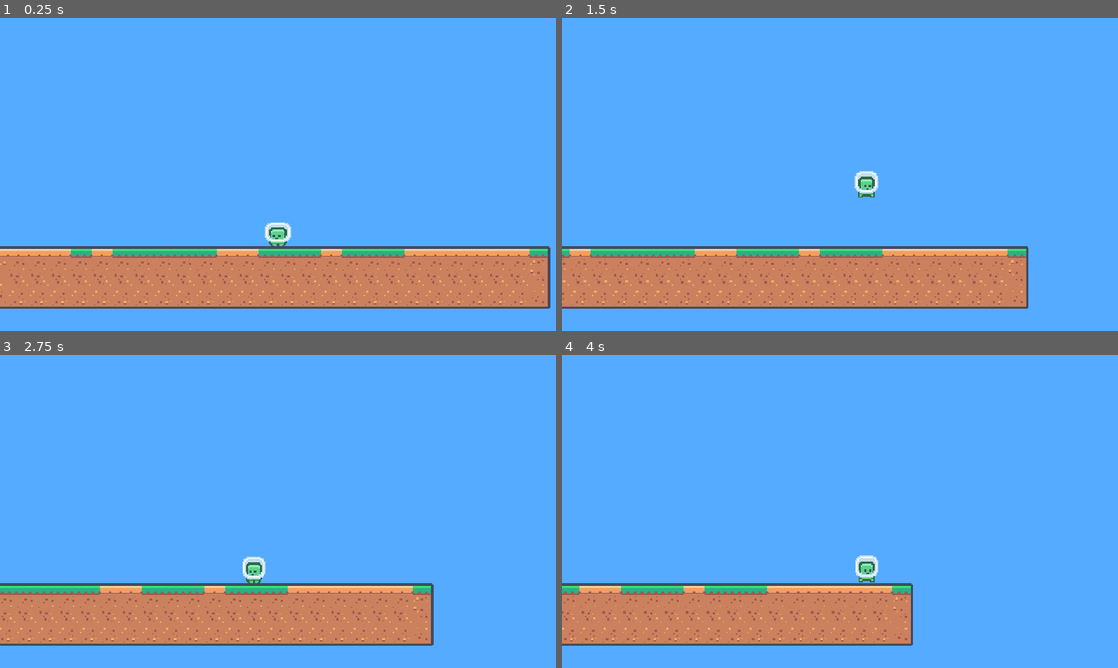
Above: before the commit, frames 1-4 (two rows, left to right).
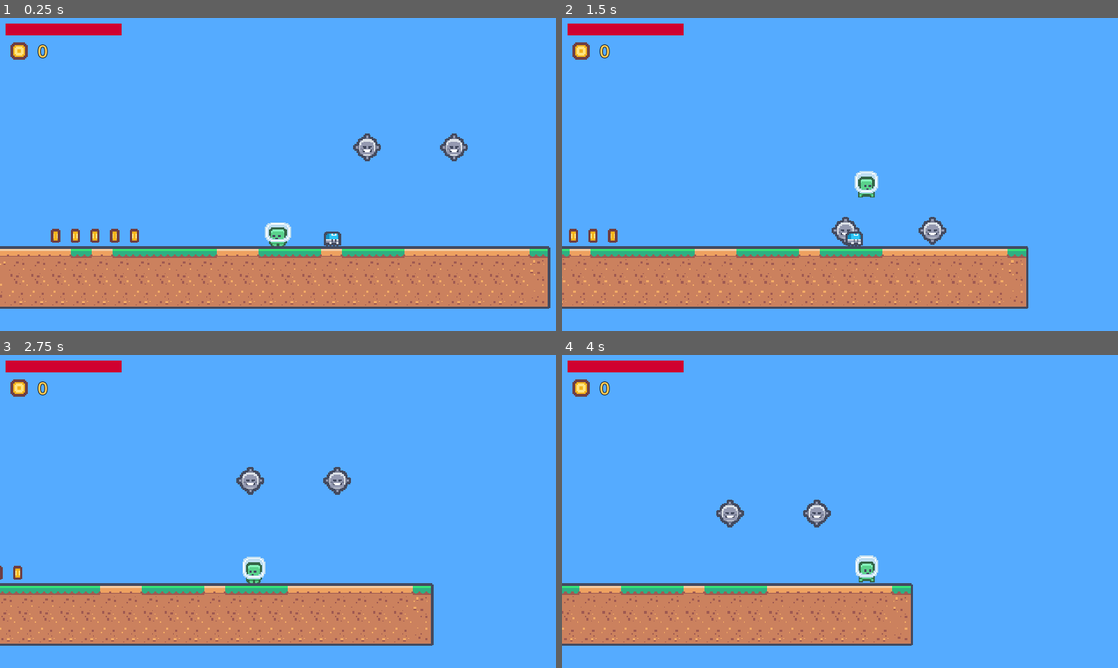
Above: after the commit, the same moments.

Repository: marodriguezd/Godot_AxoloStudio
Game: Godot game, scene res://World/world.tscn
Same seed, same stepped clock (60 frames per second), same inputs: the game is played once before the commit and once after it.
Inputs:
- Up to frame 1 (0.25 s): no input
- Up to frame 2 (1.5 s): hold D (move_right) from 0.53 s (still down); tap Space (jump) at 0.77 s
- Up to frame 3 (2.75 s): tap Space (jump) at 1.52 s; release D (move_right) at 2.03 s; hold A (move_left) from 2.03 s (still down)
- Up to frame 4 (4 s): release A (move_left) at 2.78 s; hold D (move_right) from 2.78 s (still down); tap Space (jump) at 3.02, 3.77 s

The runs differ from the first frame. In frame 1, 2.1% of the frame differs, in the area x 1-85%, y 1-73%; in frame 2, 1.9%; in frame 3, 1.7%; in frame 4, 1.6%.

Commit message:
Terminado tutorial juego 1, jugable

Diff:
--- a/Proyectos/tuprimerjuego/Character/player.gd
+++ b/Proyectos/tuprimerjuego/Character/player.gd
@@ -6,6 +6,9 @@
 
 @onready var sprite: Sprite2D = $Sprite
 @onready var animation: AnimationPlayer = $AnimationPlayer
+
+@onready var health_component: Node = $HealthComponent
+@onready var player_ui: PlayerUI = $CanvasLayer/PlayerUI
 
 func _ready():
 	animation.play("idle")
@@ -41,3 +44,8 @@
 		animation.play("walk")
 	else:
 		animation.play("idle")
+
+
+func _on_hit_box_area_entered(area: Area2D) -> void:
+	#print(area.name)
+	area.get_parent().get_parent().queue_free()
--- a/Proyectos/tuprimerjuego/Character/player.tscn
+++ b/Proyectos/tuprimerjuego/Character/player.tscn
@@ -1,11 +1,40 @@
-[gd_scene load_steps=9 format=3 uid="uid://ddd1nthjmi8qj"]
+[gd_scene load_steps=12 format=3 uid="uid://ddd1nthjmi8qj"]
 
 [ext_resource type="Script" path="res://Character/player.gd" id="1_ipcir"]
 [ext_resource type="Texture2D" uid="uid://cbaomxlxctlf2" path="res://Character/Assets/tile_0000.png" id="1_k36i1"]
 [ext_resource type="Texture2D" uid="uid://djgkas3wxto8p" path="res://Character/Assets/tile_0001.png" id="3_tfulp"]
+[ext_resource type="PackedScene" uid="uid://dewu4kf0c13c6" path="res://Components/health_component.tscn" id="4_1fygl"]
+[ext_resource type="PackedScene" uid="uid://by1w6ukrhxo1g" path="res://UserInterface/player_ui.tscn" id="5_jvpcu"]
 
 [sub_resource type="CapsuleShape2D" id="CapsuleShape2D_iupbq"]
 height = 24.0
+
+[sub_resource type="Animation" id="Animation_vssh6"]
+length = 0.001
+tracks/0/type = "value"
+tracks/0/imported = false
+tracks/0/enabled = true
+tracks/0/path = NodePath("Sprite:scale")
+tracks/0/interp = 1
+tracks/0/loop_wrap = true
+tracks/0/keys = {
+"times": PackedFloat32Array(0),
+"transitions": PackedFloat32Array(1),
+"update": 0,
+"values": [Vector2(1, 1)]
+}
+tracks/1/type = "value"
+tracks/1/imported = false
+tracks/1/enabled = true
+tracks/1/path = NodePath("Sprite:texture")
+tracks/1/interp = 1
+tracks/1/loop_wrap = true
+tracks/1/keys = {
+"times": PackedFloat32Array(0),
+"transitions": PackedFloat32Array(1),
+"update": 1,
+"values": [ExtResource("1_k36i1")]
+}
 
 [sub_resource type="Animation" id="Animation_w8ucr"]
 resource_name = "idle"
@@ -22,33 +51,6 @@
 "transitions": PackedFloat32Array(1, 1, 1),
 "update": 0,
 "values": [Vector2(1, 1), Vector2(1.15, 0.9), Vector2(1, 1)]
-}
-tracks/1/type = "value"
-tracks/1/imported = false
-tracks/1/enabled = true
-tracks/1/path = NodePath("Sprite:texture")
-tracks/1/interp = 1
-tracks/1/loop_wrap = true
-tracks/1/keys = {
-"times": PackedFloat32Array(0),
-"transitions": PackedFloat32Array(1),
-"update": 1,
-"values": [ExtResource("1_k36i1")]
-}
-
-[sub_resource type="Animation" id="Animation_vssh6"]
-length = 0.001
-tracks/0/type = "value"
-tracks/0/imported = false
-tracks/0/enabled = true
-tracks/0/path = NodePath("Sprite:scale")
-tracks/0/interp = 1
-tracks/0/loop_wrap = true
-tracks/0/keys = {
-"times": PackedFloat32Array(0),
-"transitions": PackedFloat32Array(1),
-"update": 0,
-"values": [Vector2(1, 1)]
 }
 tracks/1/type = "value"
 tracks/1/imported = false
@@ -99,7 +101,10 @@
 "walk": SubResource("Animation_rmrhn")
 }
 
-[node name="Player" type="CharacterBody2D"]
+[sub_resource type="RectangleShape2D" id="RectangleShape2D_xa83j"]
+size = Vector2(20, 4.5)
+
+[node name="Player" type="CharacterBody2D" groups=["Player"]]
 script = ExtResource("1_ipcir")
 
 [node name="Sprite" type="Sprite2D" parent="."]
@@ -124,3 +129,22 @@
 drag_top_margin = 0.7
 editor_draw_limits = true
 editor_draw_drag_margin = true
+
+[node name="HealthComponent" parent="." node_paths=PackedStringArray("parent", "ui") instance=ExtResource("4_1fygl")]
+parent = NodePath("..")
+ui = NodePath("../CanvasLayer/PlayerUI")
+
+[node name="HitBox" type="Area2D" parent="."]
+collision_layer = 0
+collision_mask = 2
+
+[node name="CollisionShape2D" type="CollisionShape2D" parent="HitBox"]
+position = Vector2(0, 10.75)
+shape = SubResource("RectangleShape2D_xa83j")
+debug_color = Color(0.95774, 0, 0.53094, 0.42)
+
+[node name="CanvasLayer" type="CanvasLayer" parent="."]
+
+[node name="PlayerUI" parent="CanvasLayer" instance=ExtResource("5_jvpcu")]
+
+[connection signal="area_entered" from="HitBox" to="." method="_on_hit_box_area_entered"]
--- /dev/null
+++ b/Proyectos/tuprimerjuego/Components/health_component.gd
@@ -0,0 +1,19 @@
+extends Node
+
+@export var parent : Node2D
+@export var max_health : float = 100.0
+var current_health : float = 0.0
+
+@export var ui : PlayerUI
+
+func _ready():
+	current_health = max_health
+
+func get_damage(damage: float):
+	current_health -= damage
+
+	if ui:
+		ui.update_health(current_health, max_health)
+
+	if current_health <= 0:
+		parent.queue_free()
--- /dev/null
+++ b/Proyectos/tuprimerjuego/Components/health_component.tscn
@@ -0,0 +1,6 @@
+[gd_scene load_steps=2 format=3 uid="uid://dewu4kf0c13c6"]
+
+[ext_resource type="Script" path="res://Components/health_component.gd" id="1_0tvvw"]
+
+[node name="HealthComponent" type="Node"]
+script = ExtResource("1_0tvvw")
--- /dev/null
+++ b/Proyectos/tuprimerjuego/Enemies/Enemy01.tscn
@@ -0,0 +1,98 @@
+[gd_scene load_steps=9 format=3 uid="uid://dtxeqfy6jmexu"]
+
+[ext_resource type="Script" path="res://Enemies/enemy_01.gd" id="1_71cl0"]
+[ext_resource type="Texture2D" uid="uid://b08psr6fef42h" path="res://Enemies/Assets/tile_0008.png" id="2_qe1hi"]
+
+[sub_resource type="CircleShape2D" id="CircleShape2D_v5qud"]
+radius = 8.0
+
+[sub_resource type="RectangleShape2D" id="RectangleShape2D_qw26f"]
+size = Vector2(10, 4)
+
+[sub_resource type="CircleShape2D" id="CircleShape2D_266qm"]
+radius = 6.0
+
+[sub_resource type="Animation" id="Animation_wts01"]
+resource_name = "idle"
+length = 2.0
+loop_mode = 1
+step = 0.05
+tracks/0/type = "value"
+tracks/0/imported = false
+tracks/0/enabled = true
+tracks/0/path = NodePath("Marker:position")
+tracks/0/interp = 1
+tracks/0/loop_wrap = true
+tracks/0/keys = {
+"times": PackedFloat32Array(0, 0.5, 1, 1.5, 2),
+"transitions": PackedFloat32Array(1, 1, 1, 1, 1),
+"update": 0,
+"values": [Vector2(0, 0), Vector2(0, -50), Vector2(0, 0), Vector2(0, 50), Vector2(0, 0)]
+}
+tracks/1/type = "value"
+tracks/1/imported = false
+tracks/1/enabled = true
+tracks/1/path = NodePath("Collision:position")
+tracks/1/interp = 1
+tracks/1/loop_wrap = true
+tracks/1/keys = {
+"times": PackedFloat32Array(0, 0.5, 1, 1.5, 2),
+"transitions": PackedFloat32Array(1, 1, 1, 1, 1),
+"update": 0,
+"values": [Vector2(0, 0), Vector2(0, -50), Vector2(0, 0), Vector2(0, 50), Vector2(0, 0)]
+}
+
+[sub_resource type="Animation" id="Animation_42twb"]
+length = 0.001
+tracks/0/type = "value"
+tracks/0/imported = false
+tracks/0/enabled = true
+tracks/0/path = NodePath("Marker:position")
+tracks/0/interp = 1
+tracks/0/loop_wrap = true
+tracks/0/keys = {
+"times": PackedFloat32Array(0),
+"transitions": PackedFloat32Array(1),
+"update": 0,
+"values": [Vector2(0, 0)]
+}
+
+[sub_resource type="AnimationLibrary" id="AnimationLibrary_mc3pg"]
+_data = {
+"RESET": SubResource("Animation_42twb"),
+"idle": SubResource("Animation_wts01")
+}
+
+[node name="Enemy01" type="CharacterBody2D"]
+motion_mode = 1
+script = ExtResource("1_71cl0")
+
+[node name="Marker" type="Marker2D" parent="."]
+
+[node name="Sprite" type="Sprite2D" parent="Marker"]
+texture = ExtResource("2_qe1hi")
+
+[node name="Area2D" type="Area2D" parent="Marker"]
+
+[node name="CollisionShape2D" type="CollisionShape2D" parent="Marker/Area2D"]
+shape = SubResource("CircleShape2D_v5qud")
+debug_color = Color(0.935446, 1.80009e-05, 0.636365, 0.42)
+
+[node name="HurtBox" type="Area2D" parent="Marker"]
+collision_layer = 2
+collision_mask = 0
+
+[node name="CollisionShape2D" type="CollisionShape2D" parent="Marker/HurtBox"]
+position = Vector2(0, -11)
+shape = SubResource("RectangleShape2D_qw26f")
+debug_color = Color(0, 0.640616, 0.347182, 0.42)
+
+[node name="Collision" type="CollisionShape2D" parent="."]
+shape = SubResource("CircleShape2D_266qm")
+
+[node name="Animation" type="AnimationPlayer" parent="."]
+libraries = {
+"": SubResource("AnimationLibrary_mc3pg")
+}
+
+[connection signal="body_entered" from="Marker/Area2D" to="." method="_on_area_2d_body_entered"]
--- /dev/null
+++ b/Proyectos/tuprimerjuego/Enemies/Enemy02.tscn
@@ -0,0 +1,93 @@
+[gd_scene load_steps=10 format=3 uid="uid://bf1sg8jkueokl"]
+
+[ext_resource type="Script" path="res://Enemies/enemy_02.gd" id="1_4al6p"]
+[ext_resource type="Texture2D" uid="uid://dnd84j4gkq2qf" path="res://Enemies/Assets/tile_0018.png" id="2_li3rg"]
+[ext_resource type="Texture2D" uid="uid://chxxhxs5ckcw4" path="res://Enemies/Assets/tile_0019.png" id="3_unatm"]
+
+[sub_resource type="RectangleShape2D" id="RectangleShape2D_nbr4r"]
+size = Vector2(13, 11)
+
+[sub_resource type="RectangleShape2D" id="RectangleShape2D_eaop6"]
+size = Vector2(11, 2)
+
+[sub_resource type="RectangleShape2D" id="RectangleShape2D_3t4ve"]
+size = Vector2(9, 10)
+
+[sub_resource type="Animation" id="Animation_42twb"]
+length = 0.001
+tracks/0/type = "value"
+tracks/0/imported = false
+tracks/0/enabled = true
+tracks/0/path = NodePath("Marker/Sprite:texture")
+tracks/0/interp = 1
+tracks/0/loop_wrap = true
+tracks/0/keys = {
+"times": PackedFloat32Array(0),
+"transitions": PackedFloat32Array(1),
+"update": 1,
+"values": [ExtResource("2_li3rg")]
+}
+
+[sub_resource type="Animation" id="Animation_wts01"]
+resource_name = "idle"
+length = 0.5
+loop_mode = 1
+step = 0.05
+tracks/0/type = "value"
+tracks/0/imported = false
+tracks/0/enabled = true
+tracks/0/path = NodePath("Marker/Sprite:texture")
+tracks/0/interp = 1
+tracks/0/loop_wrap = true
+tracks/0/keys = {
+"times": PackedFloat32Array(0, 0.25, 0.5),
+"transitions": PackedFloat32Array(1, 1, 1),
+"update": 1,
+"values": [ExtResource("2_li3rg"), ExtResource("3_unatm"), ExtResource("2_li3rg")]
+}
+
+[sub_resource type="AnimationLibrary" id="AnimationLibrary_mc3pg"]
+_data = {
+"RESET": SubResource("Animation_42twb"),
+"idle": SubResource("Animation_wts01")
+}
+
+[node name="Enemy02" type="CharacterBody2D"]
+script = ExtResource("1_4al6p")
+
+[node name="Marker" type="Marker2D" parent="."]
+
+[node name="Sprite" type="Sprite2D" parent="Marker"]
+texture = ExtResource("2_li3rg")
+
+[node name="Area2D" type="Area2D" parent="Marker"]
+
+[node name="CollisionShape2D" type="CollisionShape2D" parent="Marker/Area2D"]
+position = Vector2(0.5, 5.5)
+shape = SubResource("RectangleShape2D_nbr4r")
+debug_color = Color(0.935446, 1.80009e-05, 0.636365, 0.42)
+
+[node name="HurtBox" type="Area2D" parent="Marker"]
+collision_layer = 2
+collision_mask = 0
+
+[node name="CollisionShape2D" type="CollisionShape2D" parent="Marker/HurtBox"]
+position = Vector2(0.5, -2)
+shape = SubResource("RectangleShape2D_eaop6")
+debug_color = Color(0, 0.640616, 0.347182, 0.42)
+
+[node name="Collision" type="CollisionShape2D" parent="."]
+position = Vector2(0.5, 7)
+shape = SubResource("RectangleShape2D_3t4ve")
+
+[node name="Animation" type="AnimationPlayer" parent="."]
+libraries = {
+"": SubResource("AnimationLibrary_mc3pg")
+}
+
+[node name="Timer" type="Timer" parent="."]
+wait_time = 2.0
+autostart = true
+
+[connection signal="body_entered" from="Marker/Area2D" to="." method="_on_area_2d_body_entered"]
+[connection signal="timeout" from="Timer" to="." method="_on_timer_timeout"]
--- /dev/null
+++ b/Proyectos/tuprimerjuego/Enemies/enemy_01.gd
@@ -0,0 +1,13 @@
+extends CharacterBody2D
+
+@onready var animation: AnimationPlayer = $Animation
+
+func _ready():
+	animation.play("idle")
+
+func _on_area_2d_body_entered(body: Node2D) -> void:
+	#print(body.name)
+	#if body != self:
+	if body.is_in_group("Player"):
+		#print("Hacer daño al jugador")
+		body.health_component.get_damage(25)
--- /dev/null
+++ b/Proyectos/tuprimerjuego/Enemies/enemy_02.gd
@@ -0,0 +1,33 @@
+extends CharacterBody2D
+
+
+const SPEED = 30.0
+
+@onready var sprite: Sprite2D = $Marker/Sprite
+
+var direction := 1.0
+
+func _physics_process(delta: float) -> void:
+	# Add the gravity.
+	if not is_on_floor():
+		velocity += get_gravity() * delta
+	if direction:
+		velocity.x = direction * SPEED
+	else:
+		velocity.x = move_toward(velocity.x, 0, SPEED)
+
+	update_animation()
+	move_and_slide()
+
+func update_animation():
+	if velocity.x > 0:
+		sprite.flip_h = true
+	elif velocity.x < 0:
+		sprite.flip_h = false
+
+func _on_timer_timeout() -> void:
+	direction *= -1.0
+
+func _on_area_2d_body_entered(body: Node2D) -> void:
+	if body.is_in_group("Player"):
+		body.health_component.get_damage(25)
--- /dev/null
+++ b/Proyectos/tuprimerjuego/Objects/coin.gd
@@ -0,0 +1,9 @@
+extends Node2D
+
+func _ready():
+	$AnimationPlayer.play("idle")
+
+func _on_area_2d_body_entered(body):
+	if body.is_in_group("Player"):
+		body.player_ui.add_coin()
+		queue_free()
--- /dev/null
+++ b/Proyectos/tuprimerjuego/Objects/coin.tscn
@@ -0,0 +1,64 @@
+[gd_scene load_steps=8 format=3 uid="uid://cn2i831kq7jw4"]
+
+[ext_resource type="Texture2D" uid="uid://blngqhc1l81s7" path="res://Objects/Assets/tile_0151.png" id="1_8dx62"]
+[ext_resource type="Script" path="res://Objects/coin.gd" id="1_64rmf"]
+[ext_resource type="Texture2D" uid="uid://cqxpdelts0go4" path="res://Objects/Assets/tile_0152.png" id="2_fjhpj"]
+
+[sub_resource type="Animation" id="Animation_fcg5q"]
+resource_name = "idle"
+length = 0.4
+loop_mode = 1
+tracks/0/type = "value"
+tracks/0/imported = false
+tracks/0/enabled = true
+tracks/0/path = NodePath("Sprite2D:texture")
+tracks/0/interp = 1
+tracks/0/loop_wrap = true
+tracks/0/keys = {
+"times": PackedFloat32Array(0, 0.2, 0.4),
+"transitions": PackedFloat32Array(1, 1, 1),
+"update": 1,
+"values": [ExtResource("1_8dx62"), ExtResource("2_fjhpj"), ExtResource("1_8dx62")]
+}
+
+[sub_resource type="Animation" id="Animation_0tj70"]
+length = 0.001
+tracks/0/type = "value"
+tracks/0/imported = false
+tracks/0/enabled = true
+tracks/0/path = NodePath("Sprite2D:texture")
+tracks/0/interp = 1
+tracks/0/loop_wrap = true
+tracks/0/keys = {
+"times": PackedFloat32Array(0),
+"transitions": PackedFloat32Array(1),
+"update": 1,
+"values": [ExtResource("1_8dx62")]
+}
+
+[sub_resource type="AnimationLibrary" id="AnimationLibrary_e20om"]
+_data = {
+"RESET": SubResource("Animation_0tj70"),
+"idle": SubResource("Animation_fcg5q")
+}
+
+[sub_resource type="CircleShape2D" id="CircleShape2D_73hl0"]
+radius = 7.0
+
+[node name="Coin" type="Node2D"]
+script = ExtResource("1_64rmf")
+
+[node name="Sprite2D" type="Sprite2D" parent="."]
+texture = ExtResource("1_8dx62")
+
+[node name="AnimationPlayer" type="AnimationPlayer" parent="."]
+libraries = {
+"": SubResource("AnimationLibrary_e20om")
+}
+
+[node name="Area2D" type="Area2D" parent="."]
+
+[node name="CollisionShape2D" type="CollisionShape2D" parent="Area2D"]
+shape = SubResource("CircleShape2D_73hl0")
+
+[connection signal="body_entered" from="Area2D" to="." method="_on_area_2d_body_entered"]
--- /dev/null
+++ b/Proyectos/tuprimerjuego/UserInterface/player_ui.gd
@@ -0,0 +1,11 @@
+class_name PlayerUI extends Control
+
+@onready var label: Label = $HBoxContainer/Label
+var coins : int = 0
+
+func update_health(current: float, max: float):
+	$ProgressBar.value = current / max
+
+func add_coin():
+	coins += 1
+	label.text = str(coins)
--- /dev/null
+++ b/Proyectos/tuprimerjuego/UserInterface/player_ui.tscn
@@ -0,0 +1,52 @@
+[gd_scene load_steps=5 format=3 uid="uid://by1w6ukrhxo1g"]
+
+[ext_resource type="Script" path="res://UserInterface/player_ui.gd" id="1_vcgxc"]
+[ext_resource type="Texture2D" uid="uid://blngqhc1l81s7" path="res://Objects/Assets/tile_0151.png" id="2_278ul"]
+
+[sub_resource type="StyleBoxFlat" id="StyleBoxFlat_kplob"]
+bg_color = Color(0, 0, 0, 0.352941)
+
+[sub_resource type="StyleBoxFlat" id="StyleBoxFlat_53p3h"]
+bg_color = Color(0.815395, 0, 0.187053, 1)
+
+[node name="PlayerUI" type="Control"]
+layout_mode = 3
+anchors_preset = 15
+anchor_right = 1.0
+anchor_bottom = 1.0
+grow_horizontal = 2
+grow_vertical = 2
+script = ExtResource("1_vcgxc")
+
+[node name="ProgressBar" type="ProgressBar" parent="."]
+custom_minimum_size = Vector2(100, 0)
+layout_mode = 0
+offset_left = 5.0
+offset_top = 5.0
+offset_right = 105.0
+offset_bottom = 15.0
+theme_override_styles/background = SubResource("StyleBoxFlat_kplob")
+theme_override_styles/fill = SubResource("StyleBoxFlat_53p3h")
+max_value = 1.0
+value = 1.0
+show_percentage = false
+
+[node name="HBoxContainer" type="HBoxContainer" parent="."]
+layout_mode = 0
+offset_left = 5.0
+offset_top = 17.0
+offset_right = 105.0
+offset_bottom = 40.0
+
+[node name="TextureRect" type="TextureRect" parent="HBoxContainer"]
+layout_mode = 2
+texture = ExtResource("2_278ul")
+expand_mode = 2
+
+[node name="Label" type="Label" parent="HBoxContainer"]
+layout_mode = 2
+theme_override_colors/font_color = Color(1, 0.805, 0.35, 1)
+theme_override_colors/font_outline_color = Color(0, 0, 0, 1)
+theme_override_constants/outline_size = 2
+text = "0"
+vertical_alignment = 1
--- a/Proyectos/tuprimerjuego/World/world.tscn
+++ b/Proyectos/tuprimerjuego/World/world.tscn
@@ -1,7 +1,10 @@
-[gd_scene load_steps=5 format=4 uid="uid://bbs7p3tbdlk4d"]
+[gd_scene load_steps=8 format=4 uid="uid://bbs7p3tbdlk4d"]
 
 [ext_resource type="PackedScene" uid="uid://ddd1nthjmi8qj" path="res://Character/player.tscn" id="1_o1qo5"]
 [ext_resource type="Texture2D" uid="uid://8jb0s55wyonh" path="res://World/Assets/tilemap_packed.png" id="2_fbtwb"]
+[ext_resource type="PackedScene" uid="uid://dtxeqfy6jmexu" path="res://Enemies/Enemy01.tscn" id="3_wc1xa"]
+[ext_resource type="PackedScene" uid="uid://cn2i831kq7jw4" path="res://Objects/coin.tscn" id="4_hfhvd"]
+[ext_resource type="PackedScene" uid="uid://bf1sg8jkueokl" path="res://Enemies/Enemy02.tscn" id="5_18rt4"]
 
 [sub_resource type="TileSetAtlasSource" id="TileSetAtlasSource_p2gap"]
 texture = ExtResource("2_fbtwb")
@@ -244,3 +247,27 @@
 position = Vector2(-21, 55)
 tile_map_data = PackedByteArray("AAALAAkAAQACAAEAAAAMAAkAAQACAAMAAAANAAkAAQACAAMAAAAOAAkAAQACAAEAAAAPAAkAAQACAAEAAAALAA …(1216 unchanged characters)…
 tile_set = SubResource("TileSet_dgp5p")
+
+[node name="Enemy01" parent="." instance=ExtResource("3_wc1xa")]
+position = Vector2(325, 155)
+
+[node name="Enemy02" parent="." instance=ExtResource("3_wc1xa")]
+position = Vector2(400, 155)
+
+[node name="Coin" parent="." instance=ExtResource("4_hfhvd")]
+position = Vector2(56, 208)
+
+[node name="Coin2" parent="." instance=ExtResource("4_hfhvd")]
+position = Vector2(73, 208)
+
+[node name="Coin3" parent="." instance=ExtResource("4_hfhvd")]
+position = Vector2(90, 208)
+
+[node name="Coin4" parent="." instance=ExtResource("4_hfhvd")]
+position = Vector2(107, 208)
+
+[node name="Coin5" parent="." instance=ExtResource("4_hfhvd")]
+position = Vector2(124, 208)
+
+[node name="Enemy03" parent="." instance=ExtResource("5_18rt4")]
+position = Vector2(288, 205)
--- a/Proyectos/tuprimerjuego/project.godot
+++ b/Proyectos/tuprimerjuego/project.godot
@@ -22,17 +22,19 @@
 window/size/window_width_override=1280
 window/size/window_height_override=720
 window/stretch/mode="canvas_items"
+window/vsync/vsync_mode=0
 
 [file_customization]
 
 folder_colors={
-"res://Character/": "pink"
+"res://Character/": "pink",
+"res://Enemies/": "red"
 }
 
 [global_group]
 
-Jugador=""
-Enemigo=""
+Player=""
+Enemy=""
 
 [input]
 
Binary file added: Proyectos/tuprimerjuego/Enemies/Assets/tile_0008.png
Not shown, added: Proyectos/tuprimerjuego/Enemies/Assets/tile_0008.png.import
Binary file added: Proyectos/tuprimerjuego/Enemies/Assets/tile_0011.png
Not shown, added: Proyectos/tuprimerjuego/Enemies/Assets/tile_0011.png.import
Binary file added: Proyectos/tuprimerjuego/Enemies/Assets/tile_0012.png
Not shown, added: Proyectos/tuprimerjuego/Enemies/Assets/tile_0012.png.import
Binary file added: Proyectos/tuprimerjuego/Enemies/Assets/tile_0018.png
Not shown, added: Proyectos/tuprimerjuego/Enemies/Assets/tile_0018.png.import
Binary file added: Proyectos/tuprimerjuego/Enemies/Assets/tile_0019.png
Not shown, added: Proyectos/tuprimerjuego/Enemies/Assets/tile_0019.png.import
Binary file added: Proyectos/tuprimerjuego/Enemies/Assets/tile_0020.png
Not shown, added: Proyectos/tuprimerjuego/Enemies/Assets/tile_0020.png.import
(and 4 more such lines)
